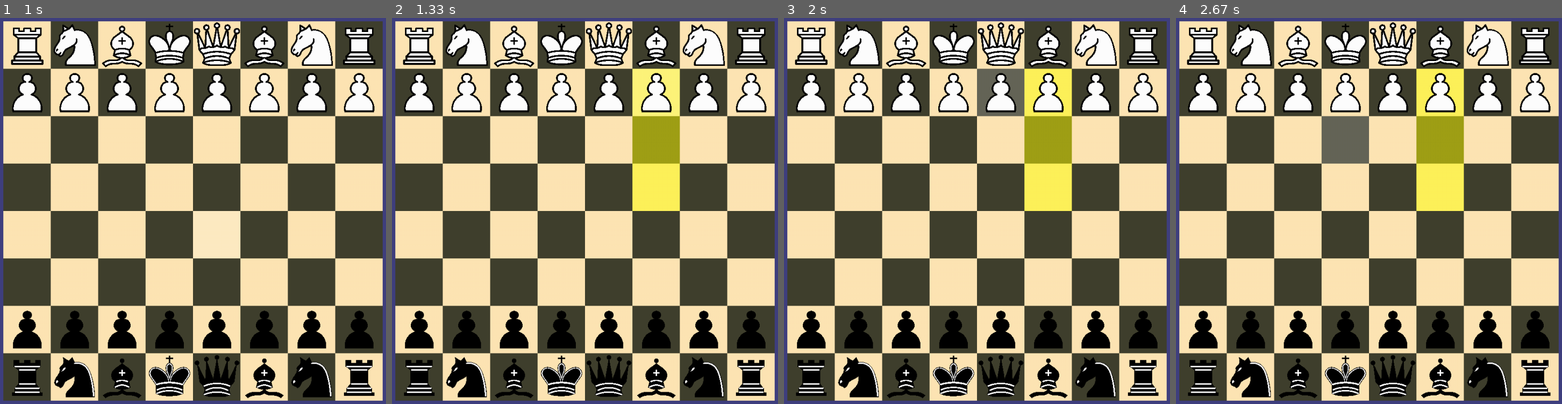
Above: before the commit, frames 1-4 (left to right).
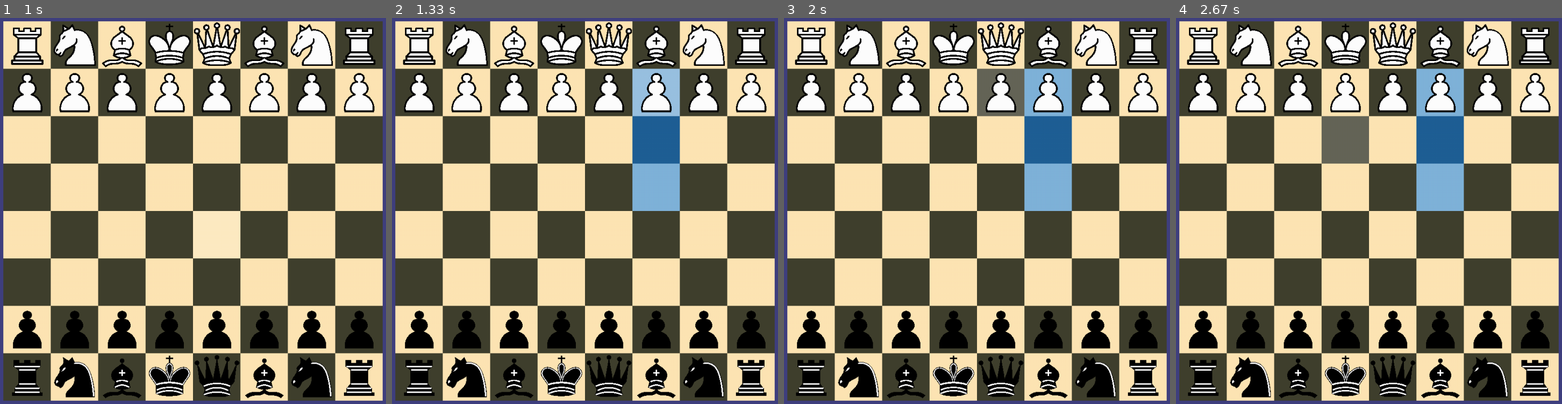
Above: after the commit, the same moments.

Repository: JacobHutch/Sketches
Game: pygame game, started from 2021-02-24-Chess/Main.py
The game is run twice, just before and just after one commit, with the same random seed, the same clock (stepped at 60 frames per second) and the same inputs.
Inputs (mouse positions are in pixels of both pictures, inside the frame that each line leads up to):
- Up to frame 1 (1 s): hold R 0.33-0.8 s; click (196, 238) at 0.88 s
- Up to frame 2 (1.33 s): click (654, 75) at 1.22 s
- Up to frame 3 (2 s): click (1154, 346) at 1.55 s; click (988, 79) at 1.88 s
- Up to frame 4 (2.67 s): click (1345, 311) at 2.22 s; click (1353, 145) at 2.55 s

Frame 1 is identical in both runs. In frame 2, 4.1% of the frame differs, in the area x 62-75%, y 13-50%; in frame 3, 4.1%; in frame 4, 4.1%.

Commit message:
Finished basic piece movement

Diff:
--- a/2021-02-24-Chess/Main.py
+++ b/2021-02-24-Chess/Main.py
@@ -40,9 +40,9 @@
         self.colorPalette["black"] = (64,64,46)
         self.colorPalette["highlight"] = (255,255,255,0.2)
         self.colorPalette["m-none"] = (0,0,0,0.0)
-        self.colorPalette["m-move"] = (255,255,0,0.5)
+        self.colorPalette["m-move"] = (0,128,255,0.5)
         self.colorPalette["m-attack"] = (255,0,0,0.75)
-        self.colorPalette["m-special"] = (0,64,255,0.75)
+        self.colorPalette["m-special"] = (0,255,0,0.5)
 
         self.colors = []
 
@@ -72,8 +72,8 @@
                 g = round((g * (1 - ha)) + (hg * ha))
                 b = round((b * (1 - ha)) + (hb * ha))
                 self.colors.append((r,g,b))
-        for i,j in enumerate(self.colors):
-            print(i,j)
+        '''for i,j in enumerate(self.colors):
+            print(i,j)'''
 
 
     # In board, colors are stored as a list, shown here with ranges:
@@ -88,6 +88,7 @@
 
 
     def resize(self,winSize):
+        print(winSize)
         self.padding = int(math.log(min(winSize),2))
         self.squareSize = (min(winSize) - self.padding) // 8
         self.xOffset = (winSize[0] - (self.squareSize * 8)) // 2
@@ -113,6 +114,8 @@
             keys = pygame.key.get_pressed()
             if keys[pygame.K_q]:
                 pygame.event.post(pygame.event.Event(pygame.QUIT))
+            if keys[pygame.K_r]:
+                self.resize(self.window.get_size())
 
             #event processing
             for event in pygame.event.get():
@@ -128,7 +131,7 @@
                         self.board.selectSquare([x,y])#,self.playerCol)
 
                 if event.type == pygame.VIDEORESIZE:
-                    self.resize(self.window.get_size())
+                    self.resize([event.w,event.h])
 
             if not self.running:
                 break
--- a/2021-02-24-Chess/Pieces.py
+++ b/2021-02-24-Chess/Pieces.py
@@ -8,9 +8,11 @@
         else:
             self.forward = -1
         self.type = id[1]
+        self.number = int(id[2])
         self.numMoves = 0
         self.moves = []
         self.attacks = []
+        self.special = []
         self.dangers = []
 
 
@@ -32,25 +34,51 @@
 
 
     # Left to implement:
-    # Pawn: collision checking, attack, en passant, promotion
+    # Pawn: en passant
     # Rook: castle
-    # Bishop: Movement/attack
-    # Knight: Movement/attack
-    # Queen: Movement/attack
-    # King: Movement/attack, check, castle
+    # Bishop: Done
+    # Knight: Done
+    # Queen: Done
+    # King: check, castle
+    #
+    # As a side note, this feels like a terribly inefficient way to implement
+    # some of these movements, so it might change later (especially if the
+    # AI is slow because of it)
     def findMoves(self):
         self.moves = []
         self.attacks = []
+        self.special = []
         self.dangers = []
         x,y = self.pos
         if self.type == "p":
-            #movement
-            if self.grid[x][y + self.forward] == None:
-                self.moves.append([x, y + self.forward])
-                if (self.grid[x][y + (2 * self.forward)] == None) and self.numMoves == 0:
-                    self.moves.append([x, y + (2 * self.forward)])
-
-        elif self.type == "r":
+            if (y + self.forward >= 0) and (y + self.forward < 8):
+                #movement
+                if (self.grid[x][y + self.forward] == None):
+                    self.moves.append([x, y + self.forward])
+                    if (self.numMoves == 0) and (self.grid[x][y + (2 * self.forward)] == None):
+                        self.moves.append([x, y + (2 * self.forward)])
+
+                #attack
+                if (x+1 < 8) and (self.grid[x+1][y+self.forward]):
+                    self.findAttack([x + 1, y + self.forward])
+                if (x-1 >= 0) and (self.grid[x-1][y+self.forward]):
+                    self.findAttack([x - 1, y + self.forward])
+
+                #promotion
+                if ((y == 1) and (self.forward == -1)):
+                    self.special.append([x,0])
+                    if (x+1 < 8):
+                        self.special.append([x+1,0])
+                    if (x-1 >= 0):
+                        self.special.append([x-1,0])
+                if ((y == 6) and (self.forward == 1)):
+                    self.special.append([x,7])
+                    if (x+1 < 8):
+                        self.special.append([x+1,7])
+                    if (x-1 >= 0):
+                        self.special.append([x-1,7])
+
+        elif (self.type == "r"):
             for i in range(x+1,8):
                 if self.grid[i][y] == None:
                     self.moves.append([i,y])
@@ -80,16 +108,117 @@
                     break
 
         elif self.type == "h":
-            pass
+            moves = [(x+1,y+2),(x+1,y-2),(x-1,y+2),(x-1,y-2),(x+2,y+1),(x+2,y-1),(x-2,y+1),(x-2,y-1)]
+            for m in moves:
+                if (m[0] >= 0) and (m[0] < 8) and (m[1] >= 0) and (m[1] < 8):
+                    if self.grid[m[0]][m[1]] == None:
+                        self.moves.append([m[0],m[1]])
+                    else:
+                        self.findAttack([m[0],m[1]])
 
         elif self.type == "b":
-            pass
+            for i in range(x+1,8):
+                if (y+i-x) < 8:
+                    if self.grid[i][y+i-x] == None:
+                        self.moves.append([i,y+i-x]);
+                    else:
+                        self.findAttack([i,y+i-x])
+                        break
+
+            for i in range(x-1,-1,-1):
+                if (y+i-x) >= 0:
+                    if self.grid[i][y+i-x] == None:
+                        self.moves.append([i,y+i-x]);
+                    else:
+                        self.findAttack([i,y+i-x])
+                        break
+
+            for i in range(x+1,8):
+                if (y-i+x) >= 0:
+                    if self.grid[i][y-i+x] == None:
+                        self.moves.append([i,y-i+x]);
+                    else:
+                        self.findAttack([i,y-i+x])
+                        break
+
+            for i in range(x-1,-1,-1):
+                if (y-i+x) < 8:
+                    if self.grid[i][y-i+x] == None:
+                        self.moves.append([i,y-i+x]);
+                    else:
+                        self.findAttack([i,y-i+x])
+                        break
 
         elif self.type == "q":
-            pass
+            for i in range(x+1,8):
+                if self.grid[i][y] == None:
+                    self.moves.append([i,y])
+                else:
+                    self.findAttack([i,y])
+                    break
+
+            for i in range(x-1,-1,-1):
+                if self.grid[i][y] == None:
+                    self.moves.append([i,y])
+                else:
+                    self.findAttack([i,y])
+                    break
+
+            for i in range(y+1,8):
+                if self.grid[x][i] == None:
+                    self.moves.append([x,i])
+                else:
+                    self.findAttack([x,i])
+                    break
+
+            for i in range(y-1,-1,-1):
+                if self.grid[x][i] == None:
+                    self.moves.append([x,i])
+                else:
+                    self.findAttack([x,i])
+                    break
+
+            for i in range(x+1,8):
+                if (y+i-x) < 8:
+                    if self.grid[i][y+i-x] == None:
+                        self.moves.append([i,y+i-x]);
+                    else:
+                        self.findAttack([i,y+i-x])
+                        break
+
+            for i in range(x-1,-1,-1):
+                if (y+i-x) >= 0:
+                    if self.grid[i][y+i-x] == None:
+                        self.moves.append([i,y+i-x]);
+                    else:
+                        self.findAttack([i,y+i-x])
+                        break
+
+            for i in range(x+1,8):
+                if (y-i+x) >= 0:
+                    if self.grid[i][y-i+x] == None:
+                        self.moves.append([i,y-i+x]);
+                    else:
+                        self.findAttack([i,y-i+x])
+                        break
+
+            for i in range(x-1,-1,-1):
+                if (y-i+x) < 8:
+                    if self.grid[i][y-i+x] == None:
+                        self.moves.append([i,y-i+x]);
+                    else:
+                        self.findAttack([i,y-i+x])
+                        break
 
         elif self.type == "k":
-            pass
+            moves = [(x+1,y+1),(x+1,y),(x+1,y-1),(x,y-1),(x-1,y-1),(x-1,y),(x-1,y+1),(x,y+1)]
+            for m in moves:
+                if (m[0] >= 0) and (m[0] < 8) and (m[1] >= 0) and (m[1] < 8):
+                    if self.grid[m[0]][m[1]] == None:
+                        self.moves.append([m[0],m[1]])
+                    else:
+                        self.findAttack([m[0],m[1]])
+
 
         self.communicateDangers()
 
@@ -116,6 +245,10 @@
         self.grid[self.pos[0]][self.pos[1]] = None
         if self.grid[x][y]:
             self.attack(newpos)
+        if newpos in self.special:
+            if self.type == "p":
+                self.type = "q"
+                self.id = self.color + self.type + str(self.number)
         self.grid[x][y] = self
         self.pos = newpos
         self.numMoves += 1
@@ -141,6 +274,7 @@
 #   per side, "wk1" and "bk1", there will be 8 pawns, "wp1"-"wp8"
 class Board:
     def __init__(self):
+        self.turn = "w"
         self.selected = None
         self.colors = [[([0,0,0] if (x + y) % 2 == 0 else [0,1,0]) for y in range(8)] for x in range(8)]
         self.grid = [[None for y in range(8)] for x in range(8)]
@@ -183,6 +317,8 @@
                         x,y = m
                         if m in self.selected.attacks:
                             self.colors[x][y][2] = 2
+                        elif m in self.selected.special:
+                            self.colors[x][y][2] = 3
                         else:
                             self.colors[x][y][2] = 1
                     print("ding")
@@ -204,6 +340,10 @@
                     self.colors[x][y][2] = 0
                 self.selected.move(pos)
                 self.updateMoves()
+                if self.turn == "w":
+                    self.turn = "b"
+                else:
+                    self.turn = "w"
                 self.selected = None
                 print("bong")
             else:
